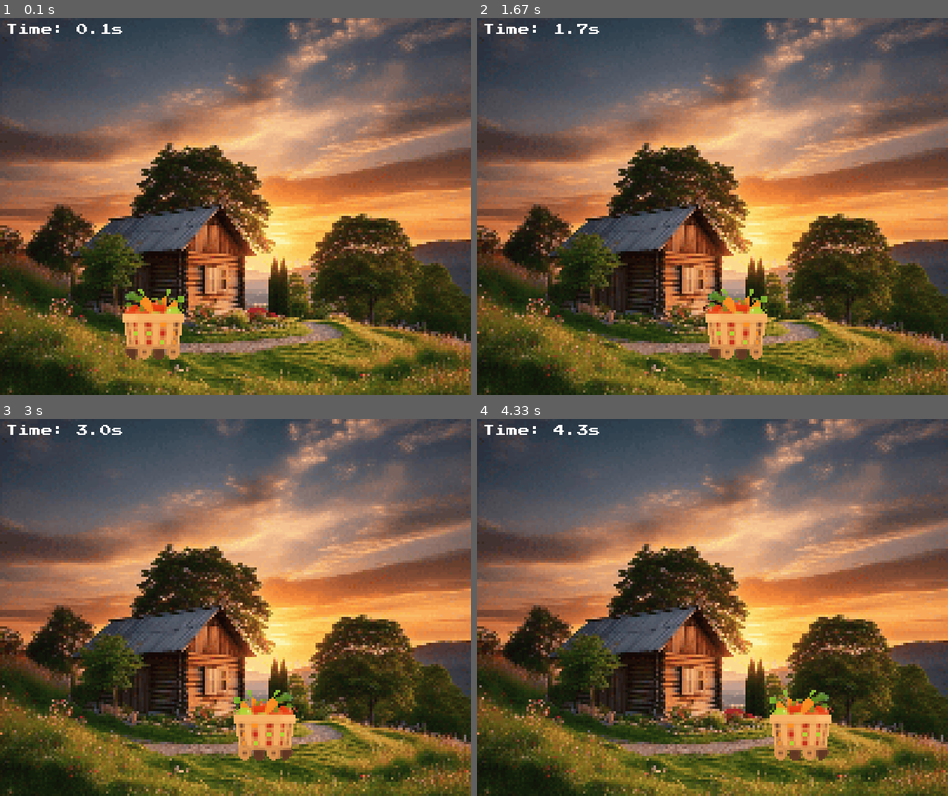
Above: before the commit, frames 1-4 (two rows, left to right).
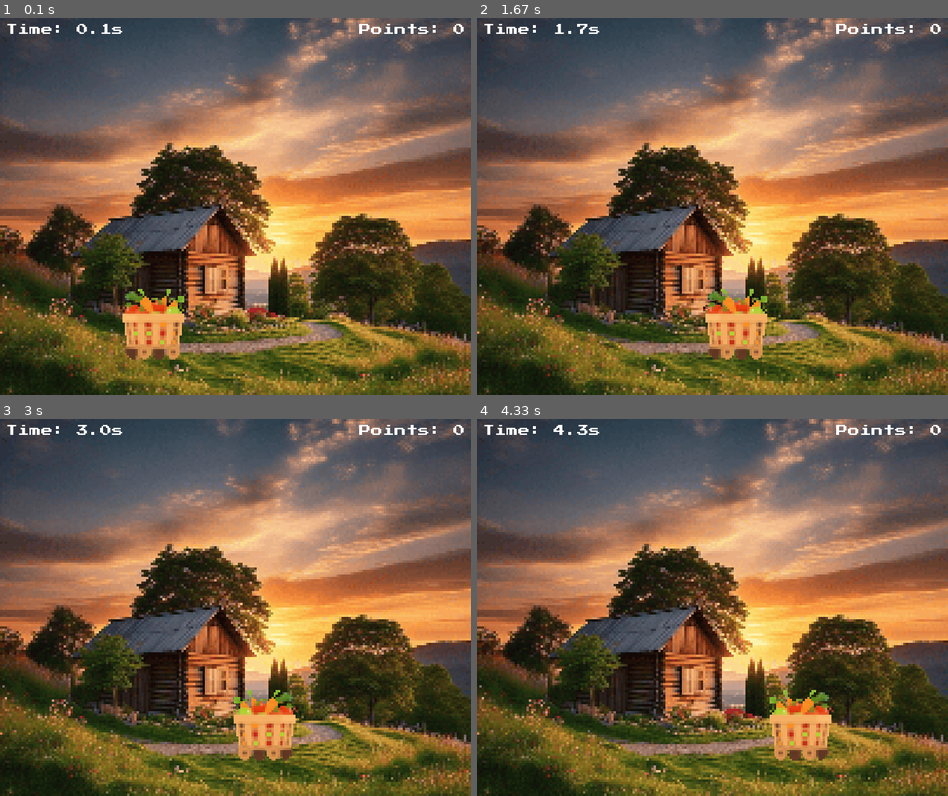
Above: after the commit, the same moments.

Repository: chickenSandwich-cpu/Fruit_Basket_pygame
Game: pygame game, started from Fruit_Basket/Fruit_Basket.py
The game is run twice, just before and just after one commit, with the same random seed, the same clock (stepped at 60 frames per second) and the same inputs.
Inputs:
- Up to frame 1 (0.1 s): no input
- Up to frame 2 (1.67 s): hold Right 0.33-0.8 s; hold Right 0.83-1.3 s; hold Left from 1.33 s (still down)
- Up to frame 3 (3 s): release Left at 1.87 s; hold Left 1.9-2.3 s; hold Right 2.33-2.97 s
- Up to frame 4 (4.33 s): hold Left 3-3.47 s; hold Right 3.5-3.97 s; hold Right from 4 s (still down)

The runs differ from the first frame. In frame 1, 0.2% of the frame differs, in the area x 76-99%, y 1-5%; in frame 2, 0.2%; in frame 3, 0.2%; in frame 4, 0.2%.

Commit message:
add points and more imgages

Diff:
--- a/Fruit_Basket/Fruit_Basket.py
+++ b/Fruit_Basket/Fruit_Basket.py
@@ -34,13 +34,17 @@
     # print("Background loaded successfully") # Debug message
 
 
-def draw(basket_img, basket_rect, elapsed_time):
+def draw(basket_img, basket_rect, elapsed_time, points):
     # Draw the background image
     WIN.blit(BG, (0, 0))
 
     # Draw the timer
     time_text = FONT.render(f"Time: {round(elapsed_time, 1)}s", 1, "white")
     WIN.blit(time_text, (10, 10))
+
+    # Draw the points
+    points_text = FONT.render(f"Points: {points}", 1, "white")
+    WIN.blit(points_text, (WIDTH - points_text.get_width() - 10, 10))
 
     # Draw the basket
     WIN.blit(basket_img, (basket_rect.x, basket_rect.y))
@@ -60,6 +64,8 @@
     clock = pygame.time.Clock()
     start_time = time.time()
     elapsed_time = 0
+
+    points = 0
 
 
     while run:
@@ -84,7 +90,7 @@
                 loading_basket_img = basket_flipped
                 flipped = True
 
-        draw(loading_basket_img, basket_rect, elapsed_time)
+        draw(loading_basket_img, basket_rect, elapsed_time, points)
 
     pygame.quit()
 
Binary file added: Fruit_Basket/assets/carrot.png
Binary file added: Fruit_Basket/assets/green_apple.png
